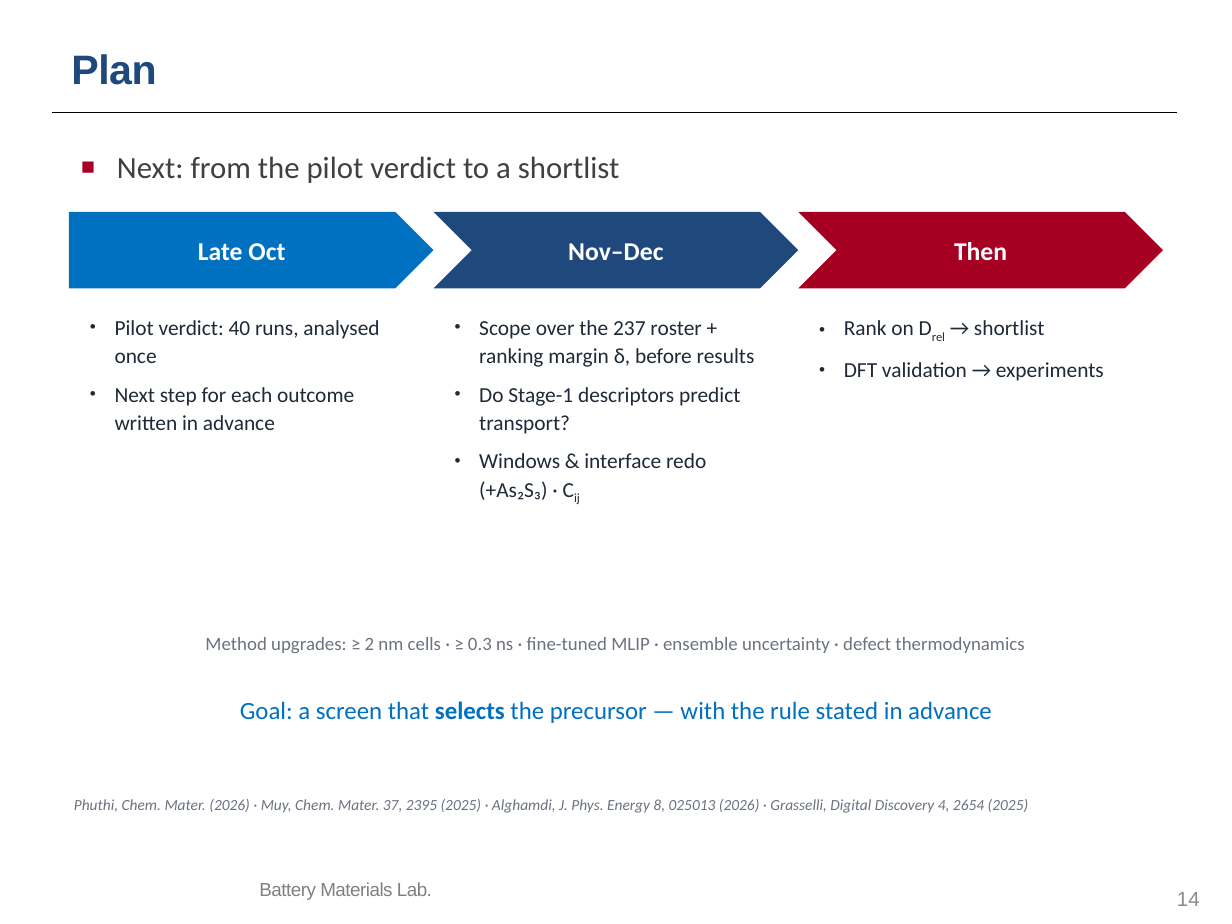
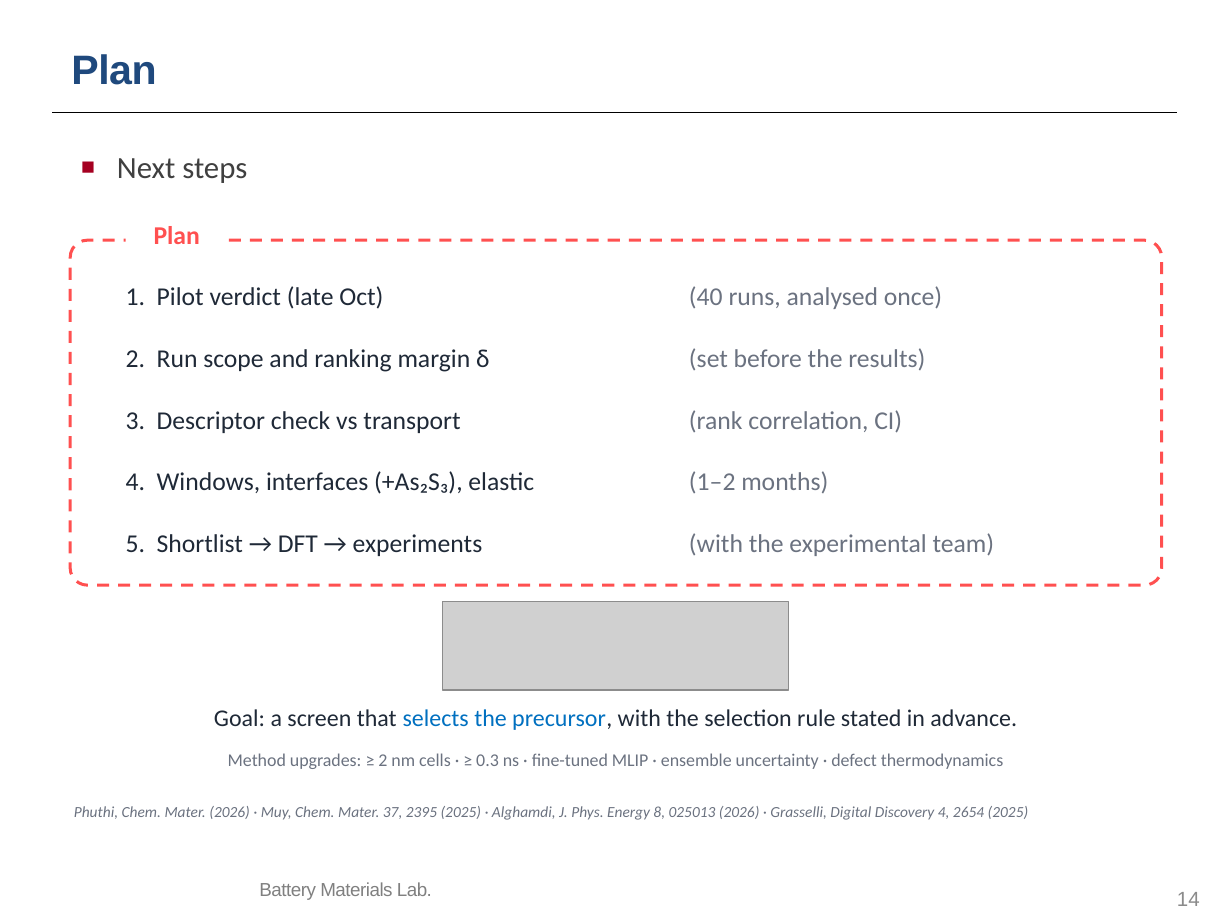
Before and after one commit to yonghoon7153-source/Yonghoon-DEM-DFT, a slide deck: slide 14 of kb/seminars/Research_Seminar_2026_10_13_cascade_progress_lean.pptx. Drawn at 1232x924 pixels with LibreOffice and Linux fonts; fonts in the diff are those of the drawing; grey boxes stand for pictures; background and template pictures are left out. Boxes give left, top, right and bottom in pixels: in the first picture for what was removed or moved away, otherwise in the second. Text is boxed around its words. In the diff, an @@ line names an element or a change of style, - is before the commit and + after.

```diff
--- a/kb/seminars/Research_Seminar_2026_10_13_cascade_progress_lean.pptx
+++ b/kb/seminars/Research_Seminar_2026_10_13_cascade_progress_lean.pptx
@@ text at (117,158,247,183): text changed @@
-■ Next: from the pilot verdict to a shortlist
+■ Next steps
@@ pentagon arrow removed at (69,212,434,288) @@
-Late Oct
@@ text added at (154,226,200,244), 15 pt, text #FF5050, bold @@
+Plan
@@ chevron removed at (434,212,798,288) @@
-Nov–Dec
@@ chevron removed at (798,212,1163,288) @@
-Then
@@ rounded rectangle added at (70,240,1162,585), outline #FF5050 1.75 pt dashed @@
@@ text added at (126,286,383,309), 15 pt, text #1F2937 @@
+1. Pilot verdict (late Oct)
@@ text added at (689,286,942,309), 15 pt, text #6B7280 @@
+(40 runs, analysed once)
@@ text removed at (115,320,379,430) @@
-• Pilot verdict: 40 runs, analysed once
-• Next step for each outcome written in advance
@@ text removed at (479,320,755,500) @@
-• Scope over the 237 roster + ranking margin δ, before results
-• Do Stage-1 descriptors predict transport?
-• Windows & interface redo (+As₂S₃) · Cij
@@ text removed at (844,320,1104,381) @@
-• Rank on Drel → shortlist
-• DFT validation → experiments
@@ text added at (126,349,489,372), 15 pt, text #1F2937 @@
+2. Run scope and ranking margin δ
@@ text added at (689,348,925,370), 15 pt, text #6B7280 @@
+(set before the results)
@@ text added at (126,411,460,433), 15 pt, text #1F2937 @@
+3. Descriptor check vs transport
@@ text added at (689,410,902,433), 15 pt, text #6B7280 @@
+(rank correlation, CI)
@@ text added at (126,471,534,494), 15 pt, text #1F2937 @@
+4. Windows, interfaces (+As₂S₃), elastic
@@ text added at (689,471,828,493), 15 pt, text #6B7280 @@
+(1–2 months)
@@ text added at (126,534,483,556), 15 pt, text #1F2937 @@
+5. Shortlist → DFT → experiments
@@ text added at (689,533,995,556), 15 pt, text #6B7280 @@
+(with the experimental team)
@@ picture added at (442,601,788,690) @@
@@ text at (214,709,1017,730): text changed; size 14.5 to 14 pt; text colour #0070C0 to #1F2937 @@
-Goal: a screen that selects the precursor — with the rule stated in advance
+Goal: a screen that selects the precursor, with the selection rule stated in advance.
@@ text "Method upgrades: ≥ 2 nm ...": place and size @@
-text "Method upgrades: ≥ 2 nm ..." at (205,637,1024,653)
+text "Method upgrades: ≥ 2 nm ..." at (228,753,1003,769)
@@ text "Method upgrades: ≥ 2 nm ..." at (228,753,1003,769): size 11 to 10.5 pt @@
@@ text "Phuthi, Chem. Mater. (2026) · ...": place and size @@
-text "Phuthi, Chem. Mater. (2026) · ..." at (74,799,1029,813)
+text "Phuthi, Chem. Mater. (2026) · ..." at (74,806,1029,820)
```
Also in this commit, not shown: 12 other slides changed, 11 other files.
